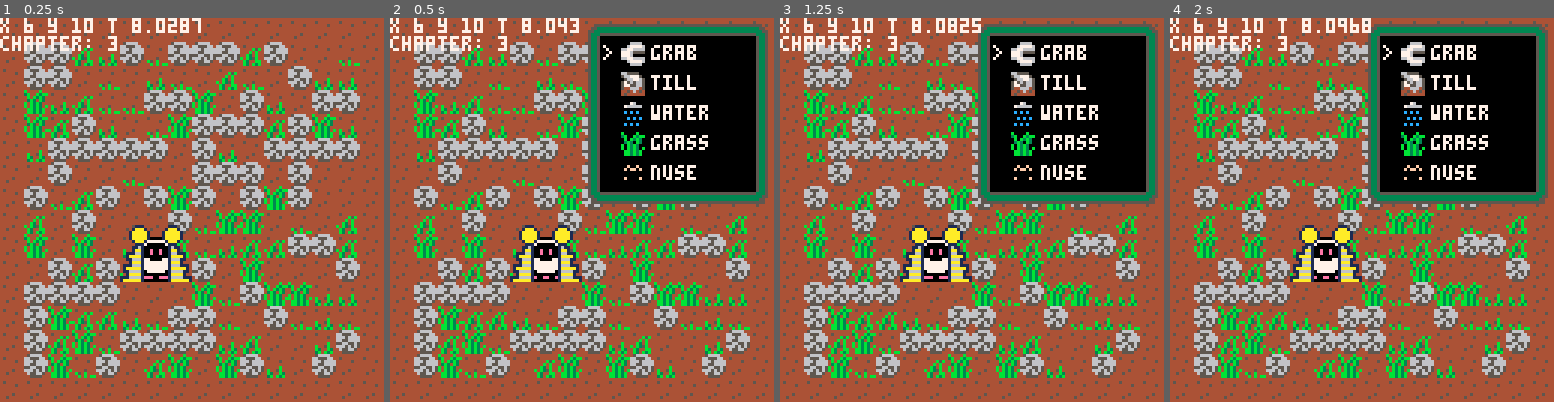
Above: before the commit, frames 1-4 (left to right).
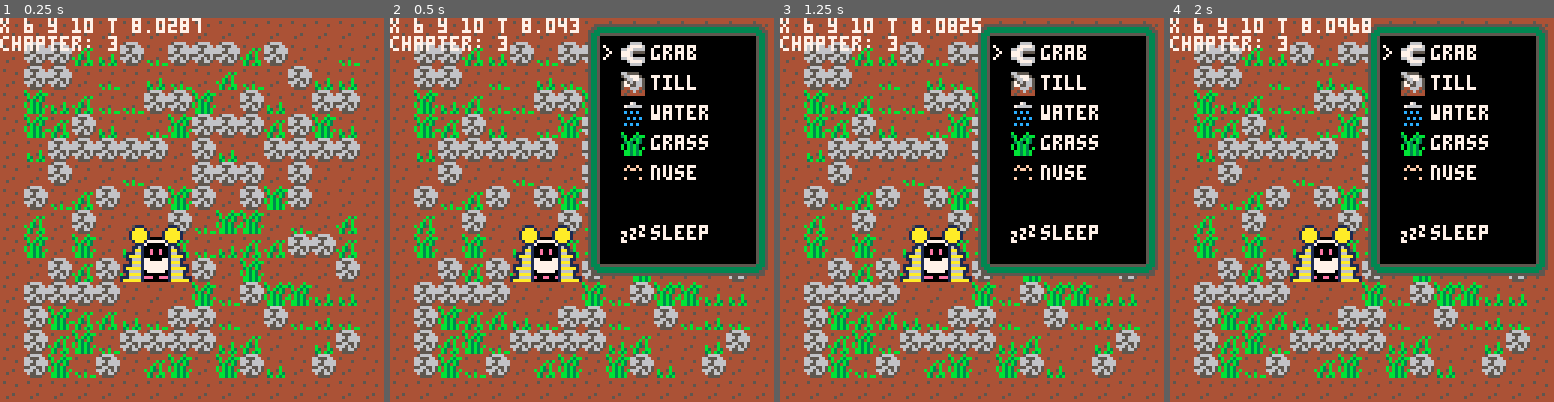
Above: after the commit, the same moments.

Repository: DeCarabas/pico_carts
Game: PICO-8 cartridge robo.p8
Two runs of this game, one before a commit and one after it. Both use one fixed random seed, a clock stepped at 60 frames per second and the inputs below.
Inputs:
- Up to frame 1 (0.25 s): no input
- Up to frame 2 (0.5 s): tap X (X key) at 0.33 s
- Up to frame 3 (1.25 s): tap O (Z key) at 0.7 s; tap X (X key) at 1.07 s
- Up to frame 4 (2 s): hold Right from 1.6 s (still down); tap O (Z key) at 1.7 s; tap X (X key) at 1.85 s

Frame 1 is identical in both runs. In frame 2, 9.9% of the frame differs, in the area x 51-99%, y 45-68%; in frame 3, 9.9%; in frame 4, 9.9%.

Commit message:
Sleeping

Diff:
--- a/robo.p8
+++ b/robo.p8
@@ -71,7 +71,6 @@
 --        day for simplicity.
 --
 -- :todo: tweak power usage
--- :todo: sleep to pass time
 
 -- the map is divided into 4
 -- regions, horizontally.
@@ -329,8 +328,24 @@
 buzz_time=0
 
 function buzz()
-   -- :todo: sounds or something?
    buzz_time=3
+   sfx(0, 3)
+end
+
+is_sleeping = false
+sleep_until = nil
+
+function sleep_until_morning()
+   d=2
+   animate(
+      {{frame=1,duration=15},
+       {frame=13,duration=15},
+       {frame=45,duration=15}},
+      function()
+         is_sleeping=true
+         sleep_until=day+1
+      end
+   )
 end
 
 function update_time(inc)
@@ -338,7 +353,9 @@
       buzz_time -= 0.75
    end
 
-   if (inc==nil) inc=hour_inc
+   if inc==nil then
+      inc=hour_inc
+   end
    hour+=inc
    if hour>24 then
       day+=1
@@ -356,9 +373,19 @@
          end
       end
    end
-   end
-
-function update_walk()
+
+   if is_sleeping and day == sleep_until and hour >= 8 then
+      is_sleeping=false
+      sleep_until=nil
+      animate(
+         {{frame=45, duration=15},
+          {frame=13, duration=15},
+          {frame=1,  duration=15}},
+         function() end)
+   end
+end
+
+function update_walk_impl()
    -- this is the core update fn
    -- of the game: what runs while
    -- you're "playing" the game.
@@ -374,7 +401,7 @@
 
    check_objective()
 
-   if px==tx and py==ty then
+   if not is_sleeping and px==tx and py==ty then
       if btnp(⬅️) then tx=px-1 d=0 end
       if btnp(➡️) then tx=px+1 d=1 end
       if btnp(⬇️) then ty=py+1 d=2 end
@@ -426,13 +453,29 @@
    idle_time+=0.0333
 end
 
+function update_walk()
+   if is_sleeping then
+      for _i=1,20 do
+         update_walk_impl()
+      end
+   else
+      update_walk_impl()
+   end
+end
+
 function update_menu()
    if btnp(⬇️) then menu_sel+=1 end
    if btnp(⬆️) then menu_sel-=1 end
    if btnp(❎) then menu_mode=false end
-   if btnp(🅾️) then item_sel=menu_sel; menu_mode=false end
-   if menu_sel < 1 then menu_sel = 1 end
-   if menu_sel > #menu_items then menu_sel=#menu_items end
+   if btnp(🅾️) then
+      if menu_sel==#menu_items+1 then
+         sleep_until_morning()
+      else
+         item_sel=menu_sel
+      end
+      menu_mode=false
+   end
+   menu_sel=mid(1,menu_sel,#menu_items+1)
    if not menu_mode then
       update_fn=update_walk
    end
@@ -490,13 +533,14 @@
 end
 
 function draw_menu(items, selection)
-   local hght=max(4,1+#items)
+   local hght=max(4,4+#items)
    draw_box(64,0,6,hght)
+   color(7)
    local lx=71
    local ly=9
    for i=1,#items do
       if selection == i then
-         print(">",lx,ly,7)
+         print(">",lx,ly)
       end
       if items[i].icon then
          spr(items[i].icon,lx+6,ly-1)
@@ -509,9 +553,16 @@
             -- lx+6+4-...,ly-1+4-...
             lx+10-(flower_size/2),ly+3-(flower_size/2))
       end
-      print(items[i].name,lx+16,ly,7)
+      print(items[i].name,lx+16,ly)
       ly += 10
    end
+
+   ly+=10
+   if selection==#items+1 then
+      print(">",lx,ly)
+   end
+   spr(150,lx+6,ly-1)
+   print("sleep",lx+16,ly)
 end
 
 moon_phases={134,135,136,137,138,139,138,137,136,135}
@@ -616,6 +667,9 @@
       idx=frame.frame
    elseif grabbed_item~=nil then
       idx=35
+   elseif is_sleeping then
+      idx=45
+      d=2
    else
       if (flr(time()*4)%2)==0 then
          idx+=2
Not shown, changed: 38 lines of the sprite sheet (__gfx__) section of robo.p8
Not shown, changed: the sound effects (__sfx__) section of robo.p8
